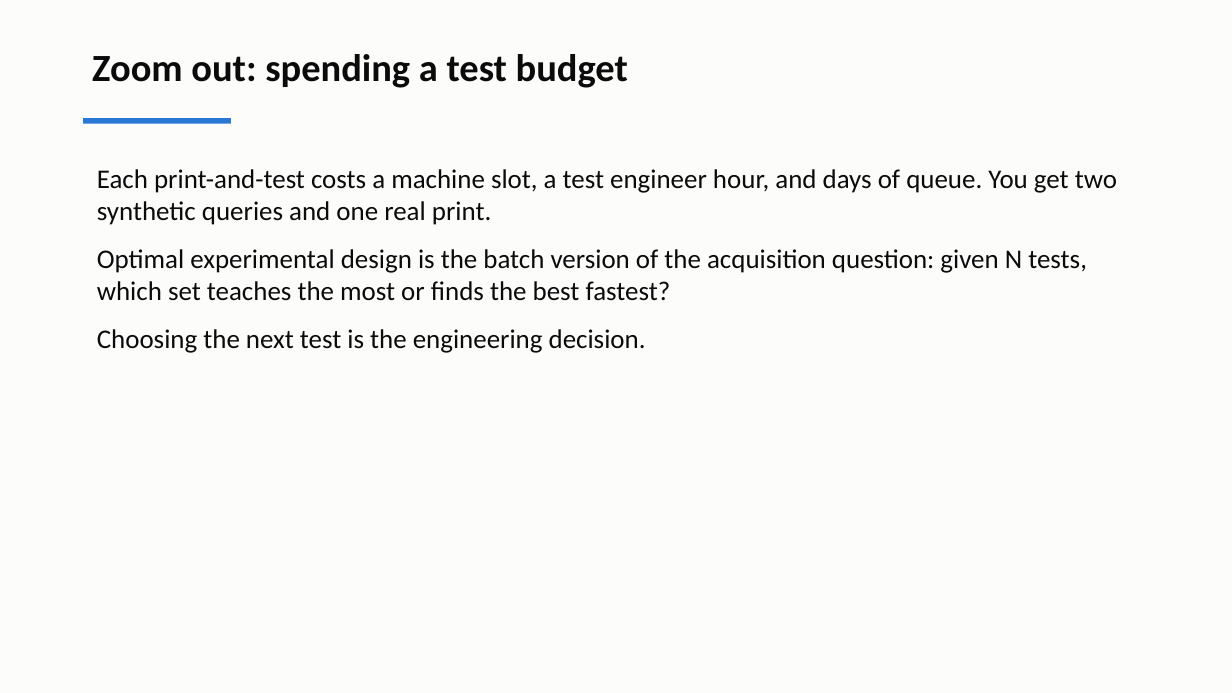
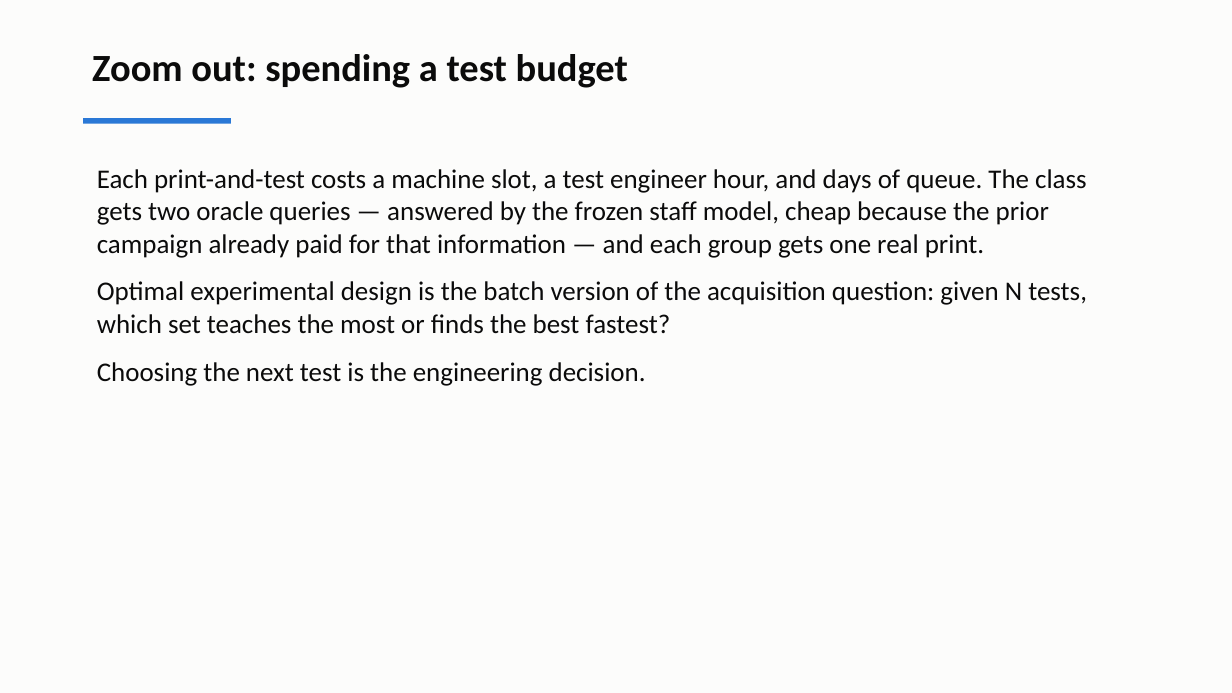
Before and after one commit to andrewvoss8-boop/core-me-data-science-activities-public, a slide deck: slide 17 of me323/Module1_drafts/ME323_Module1_Lecture2.pptx. Drawn at 1232x693 pixels with LibreOffice and Linux fonts; fonts in the diff are those of the drawing. Boxes give left, top, right and bottom in pixels: in the first picture for what was removed or moved away, otherwise in the second. Text is boxed around its words. In the diff, an @@ line names an element or a change of style, - is before the commit and + after.

```diff
--- a/me323/Module1_drafts/ME323_Module1_Lecture2.pptx
+++ b/me323/Module1_drafts/ME323_Module1_Lecture2.pptx
@@ text at (x1=97, y1=169, x2=1087, y2=258): text changed @@
-Each print-and-test costs a machine slot, a test engineer hour, and days of queue. You get two synthetic queries and one real print.
+Each print-and-test costs a machine slot, a test engineer hour, and days of queue. The class gets two oracle queries — answered by the frozen staff model, cheap because the prior campaign already paid for that information — and each group gets one real print.
```
Also in this commit, not shown: 4 other slides changed, 15 other files.
